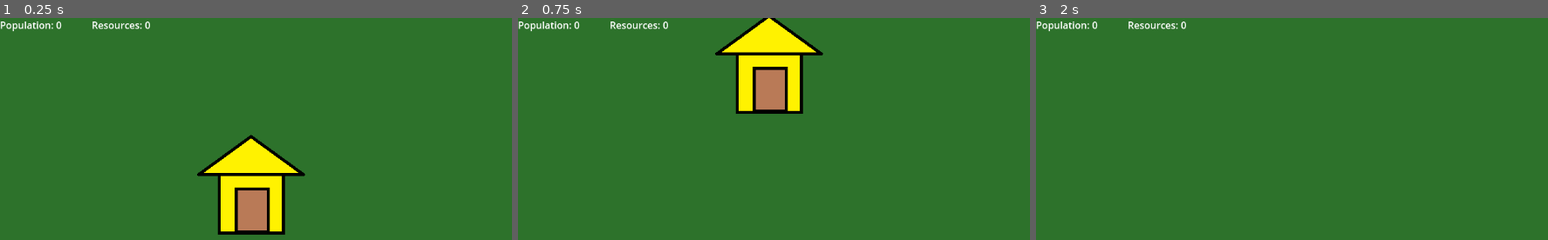
Above: before the commit, frames 1-3 (left to right).
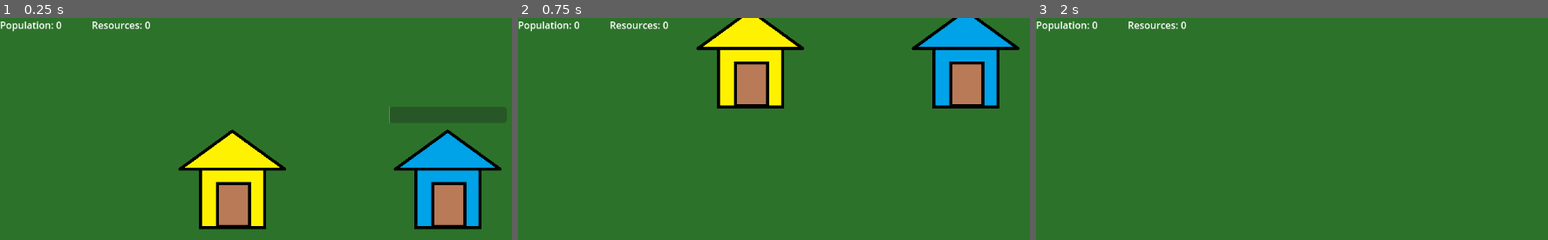
Above: after the commit, the same moments.

Repository: slowingwand28/Godot-Projects
Game: Godot game, scene res://World/world.tscn
The game is run twice, just before and just after one commit, with the same random seed, the same clock (stepped at 60 frames per second) and the same inputs. The project has no main scene, so this scene is started directly.
Inputs (mouse positions are in pixels of both pictures, inside the frame that each line leads up to):
- Up to frame 1 (0.25 s): no input
- Up to frame 2 (0.75 s): tap Enter at 0.5 s; move the mouse to (768, 204) at 0.52 s; hold S (Camera Down) from 0.53 s (still down)
- Up to frame 3 (2 s): tap Space at 1.25 s; move the mouse to (1245, 233) at 1.27 s; release S (Camera Down) at 1.28 s; tap A (Camera Left) at 1.35 s

The runs differ from the first frame. In frame 1, 13% of the frame differs, in the area x 34-99%, y 40-98%; in frame 2, 11%; in frame 3, nothing differs.

Commit message:
resource building adds resources on set intervals

Diff:
--- a/rts-game/Faction1/Buildings/Test Resource Building/resource_building.gd
+++ b/rts-game/Faction1/Buildings/Test Resource Building/resource_building.gd
@@ -1 +1,24 @@
 extends StaticBody2D
+
+@onready var bar = $ProgressBar
+@onready var timer = $Timer
+var maxTime = 100
+var currTime
+
+func _ready() -> void:
+	currTime = 0
+	bar.max_value = maxTime
+	timer.start()
+
+func _process(delta: float) -> void:
+	if currTime >= maxTime:
+		resourceCollected()
+
+func _on_timer_timeout() -> void:
+	currTime += 1
+	var tween = get_tree().create_tween()
+	tween.tween_property(bar, "value", currTime, 0.5).set_trans(Tween.TRANS_LINEAR)
+
+func resourceCollected():
+	Game.resorces += 10
+	_ready()
--- a/rts-game/Faction1/Buildings/Test Resource Building/resource_building.tscn
+++ b/rts-game/Faction1/Buildings/Test Resource Building/resource_building.tscn
@@ -1,6 +1,7 @@
-[gd_scene load_steps=5 format=3 uid="uid://cc0cygiwodjxs"]
+[gd_scene load_steps=6 format=3 uid="uid://cc0cygiwodjxs"]
 
 [ext_resource type="Texture2D" uid="uid://enxg7opwawu8" path="res://Faction1/Buildings/Test Resource Building/Test Resource Building.png" id="1_24wv6"]
+[ext_resource type="Script" path="res://Faction1/Buildings/Test Resource Building/resource_building.gd" id="1_nswjq"]
 
 [sub_resource type="RectangleShape2D" id="RectangleShape2D_hunp0"]
 size = Vector2(110.5, 101.5)
@@ -19,30 +20,34 @@
 
 [node name="Resource Building" type="StaticBody2D"]
 input_pickable = true
+script = ExtResource("1_nswjq")
 
 [node name="Sprite2D" type="Sprite2D" parent="."]
-position = Vector2(381, 212)
+position = Vector2(3, -22)
 texture = ExtResource("1_24wv6")
 
 [node name="CollisionShape2D" type="CollisionShape2D" parent="."]
-position = Vector2(377.75, 233.75)
+position = Vector2(-0.25, -0.25)
 shape = SubResource("RectangleShape2D_hunp0")
 
 [node name="Box" type="Panel" parent="."]
 visible = false
-offset_left = 287.0
-offset_top = 118.0
-offset_right = 468.0
-offset_bottom = 285.0
+offset_left = -89.0
+offset_top = -115.0
+offset_right = 92.0
+offset_bottom = 52.0
 mouse_filter = 1
 theme_override_styles/panel = SubResource("StyleBoxFlat_2iig5")
 
 [node name="ProgressBar" type="ProgressBar" parent="."]
-offset_left = 281.0
-offset_top = 81.0
-offset_right = 476.0
-offset_bottom = 108.0
+offset_left = -97.0
+offset_top = -153.0
+offset_right = 98.0
+offset_bottom = -126.0
 theme_override_styles/fill = SubResource("StyleBoxFlat_tosxc")
 show_percentage = false
 
 [node name="Timer" type="Timer" parent="."]
+wait_time = 0.1
+
+[connection signal="timeout" from="Timer" to="." method="_on_timer_timeout"]
--- a/rts-game/Faction1/Buildings/Test unit spawner/unit_spawner.tscn
+++ b/rts-game/Faction1/Buildings/Test unit spawner/unit_spawner.tscn
@@ -20,19 +20,19 @@
 script = ExtResource("1_qakxe")
 
 [node name="Sprite2D" type="Sprite2D" parent="."]
-position = Vector2(381, 212)
+position = Vector2(3, -21)
 texture = ExtResource("1_repii")
 
 [node name="CollisionShape2D" type="CollisionShape2D" parent="."]
-position = Vector2(377.75, 233.75)
+position = Vector2(-0.25, 0.75)
 shape = SubResource("RectangleShape2D_hunp0")
 
 [node name="Box" type="Panel" parent="."]
 visible = false
-offset_left = 287.0
-offset_top = 118.0
-offset_right = 468.0
-offset_bottom = 285.0
+offset_left = -91.0
+offset_top = -114.0
+offset_right = 90.0
+offset_bottom = 53.0
 mouse_filter = 1
 theme_override_styles/panel = SubResource("StyleBoxFlat_2iig5")
 
--- a/rts-game/World/world.tscn
+++ b/rts-game/World/world.tscn
@@ -1,8 +1,9 @@
-[gd_scene load_steps=5 format=3 uid="uid://bgjy4omqa1kbi"]
+[gd_scene load_steps=6 format=3 uid="uid://bgjy4omqa1kbi"]
 
 [ext_resource type="Script" path="res://World/camera.gd" id="1_6jbkn"]
 [ext_resource type="Script" path="res://World/world.gd" id="1_44d2v"]
 [ext_resource type="PackedScene" uid="uid://b2nkq8fra0k8y" path="res://Game/UI/ui.tscn" id="1_yla30"]
+[ext_resource type="PackedScene" uid="uid://cc0cygiwodjxs" path="res://Faction1/Buildings/Test Resource Building/resource_building.tscn" id="5_86caj"]
 [ext_resource type="PackedScene" uid="uid://cd7a8u71o5lap" path="res://Faction1/Buildings/Test unit spawner/unit_spawner.tscn" id="5_g0qk1"]
 
 [node name="World" type="Node2D"]
@@ -32,6 +33,9 @@
 [node name="Buildings" type="Node2D" parent="."]
 
 [node name="Unit Spawner" parent="Buildings" instance=ExtResource("5_g0qk1")]
-position = Vector2(38, 75)
+position = Vector2(385, 299)
+
+[node name="Resource Building" parent="Buildings" instance=ExtResource("5_86caj")]
+position = Vector2(741, 300)
 
 [connection signal="area_selected" from="Camera" to="." method="_on_camera_area_selected"]
